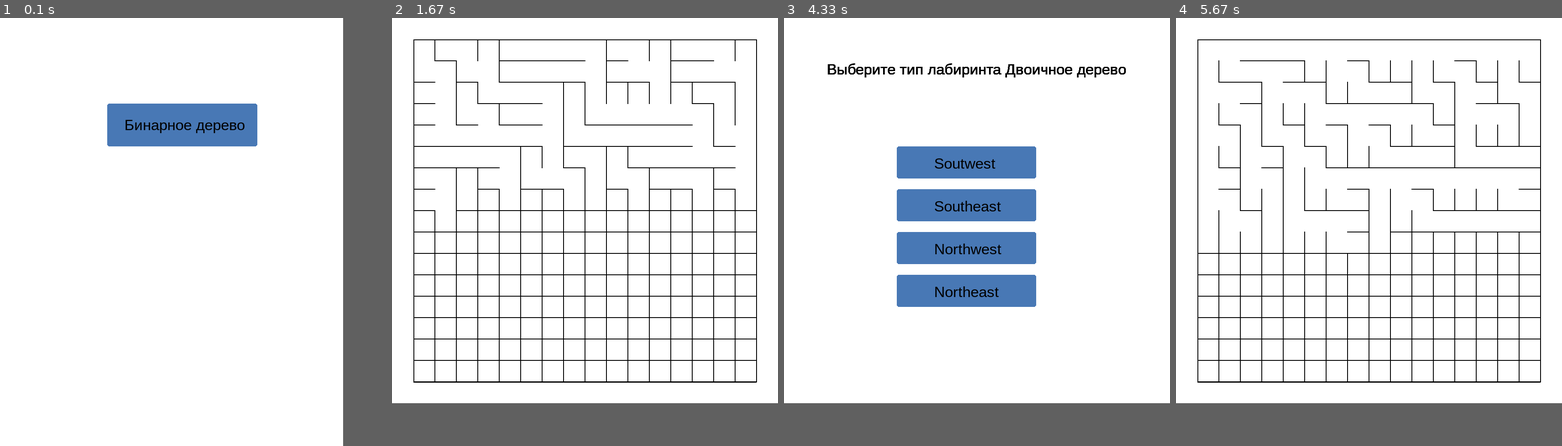
Above: before the commit, frames 1-4 (left to right).
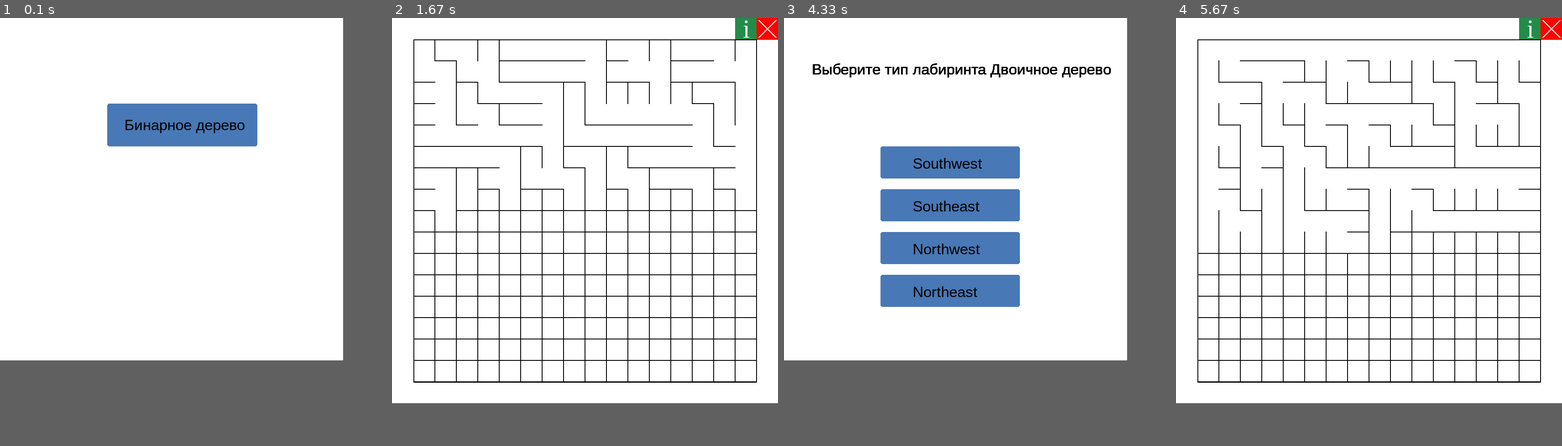
Above: after the commit, the same moments.

Repository: 7malahit7/Top
Game: pygame game, started from project_maze/project_maze.py
Same seed, same stepped clock (60 frames per second), same inputs: the game is played once before the commit and once after it.
Inputs (mouse positions are in pixels of both pictures, inside the frame that each line leads up to):
- Up to frame 1 (0.1 s): no input
- Up to frame 2 (1.67 s): click "Бинарное дерево" at 0.38 s; click (565, 210) at 0.72 s
- Up to frame 3 (4.33 s): click (1123, 356) at 3.05 s; click (1158, 26) at 3.38 s; click (1073, 279) at 3.72 s; click (1027, 129) at 4.05 s
- Up to frame 4 (5.67 s): click "Northwest" at 4.38 s
In our replay, in frame 1 the window is 800x1000 before the commit and 800x800 after it. These sizes can differ from the game's own. Grey fills any space a smaller window leaves; there, only what the larger window draws over its background counts as a difference.

The runs differ from the first frame. In frame 1, only the window size differs. In frame 2, 0.5% of the frame differs, in the area x 88-100%, y 0-6%; in frame 3, 4.5%, in the area x 7-89%, y 10-68%; in frame 4, 0.5%.

Commit message:
Update defmenu.py

Diff:
--- a/project_maze/defmenu.py
+++ b/project_maze/defmenu.py
@@ -2,32 +2,36 @@
 from bin_tree import *
 font = pygame.font.SysFont('Arial',35)
 font2 = pygame.font.SysFont("timesnewroman",60)
-text_x = width/2-100
+text_x = 16*50/2-100
 color1 = (72, 168, 181)
 color2 = (72, 120, 181)
 def BT(arg):
+
     is_working = True
-    screen = pygame.display.set_mode((width,height))
+    screen = pygame.display.set_mode((width, height))
     screen.fill(WHITE)
+    pygame.draw.rect(screen, (255, 0, 0), (board_size * cell_size + GAP, 0, 50, 51))
+    pygame.draw.line(screen, (WHITE), [board_size * cell_size + GAP + 5, 5], [board_size * cell_size + GAP + 45, 45], 3)
+    pygame.draw.line(screen, (WHITE), [board_size * cell_size + GAP + 5, 45], [board_size * cell_size + GAP + 45, 5], 3)
+    pygame.draw.rect(screen, (35, 140, 72), (board_size * cell_size, 0, 50, 50))
+    i = font2.render("i", True, WHITE)
+    screen.blit(i, (board_size * cell_size + 18, -8))
     draw_filled_board()
     draw_bin_tree(arg)
-    draw_border()
-    pygame.draw.rect(screen,(255,0,0),(board_size*cell_size+GAP,0,50,51))
-    pygame.draw.line(screen,(WHITE),[board_size*cell_size+GAP+5,5],[board_size*cell_size+GAP+45,45],3)
-    pygame.draw.line(screen,(WHITE),[board_size*cell_size+GAP+5,45],[board_size*cell_size+GAP+45,5],3)
-    pygame.draw.rect(screen,(35, 140, 72),(board_size*cell_size,0,50,50))
-    i = font2.render("i",True,WHITE)
-    screen.blit(i,(board_size*cell_size+18,-8))
+
     pygame.display.flip()
-    while(is_working):
+
+    while is_working:
         for event in pygame.event.get():
             if event.type == pygame.QUIT:
                 is_working = False
+                return Menu()  # Возвращаемся в меню при закрытии окна
             if event.type == pygame.MOUSEBUTTONDOWN:
                 mouse = pygame.mouse.get_pos()
-                if mouse[0] >= board_size*cell_size+GAP and mouse[0] <= board_size*cell_size+GAP+GAP and mouse[1]>= 0 and mouse[1]<=50:
+                if mouse[0] >= board_size * cell_size + GAP and mouse[0] <= board_size * cell_size + GAP + GAP and \
+                        mouse[1] >= 0 and mouse[1] <= 50:
                     is_working = False
-                    Menu()
+                    return Menu()
 
 def dirChose():
     b_x = text_x-text_x//4
@@ -46,13 +50,13 @@
     b4_color = color1
     b4_y = 600
 
-    sw = font.render("Soutwest",True,BLACK)
+    sw = font.render("Southwest",True,BLACK)
     se = font.render("Southeast",True,BLACK)
     nw = font.render("Northwest",True,BLACK)
     ne = font.render("Northeast",True,BLACK)
     info = font.render("Выберите тип лабиринта Двоичное дерево",True,BLACK)
     is_working = True
-    screen = pygame.display.set_mode((width,height))
+    screen = pygame.display.set_mode((800,800))
     screen.fill(WHITE)
 
     pygame.display.flip()
@@ -69,7 +73,7 @@
         pygame.draw.rect(screen,b4_color,(b_x,b4_y,b_w,b_h),border_radius=5)
         screen.blit(ne,(text_x,620))
 
-        screen.blit(info,(100,100))
+        screen.blit(info,(65,100))
         for event in pygame.event.get():
             mouse = pygame.mouse.get_pos()
             if event.type == pygame.QUIT:
@@ -112,7 +116,7 @@
     Button1_Size_H = 100
     button_color = color1
     is_working = True
-    screen = pygame.display.set_mode((800,1000))
+    screen = pygame.display.set_mode((800,800))
     screen.fill(WHITE)
     while(is_working):
         for event in pygame.event.get():
